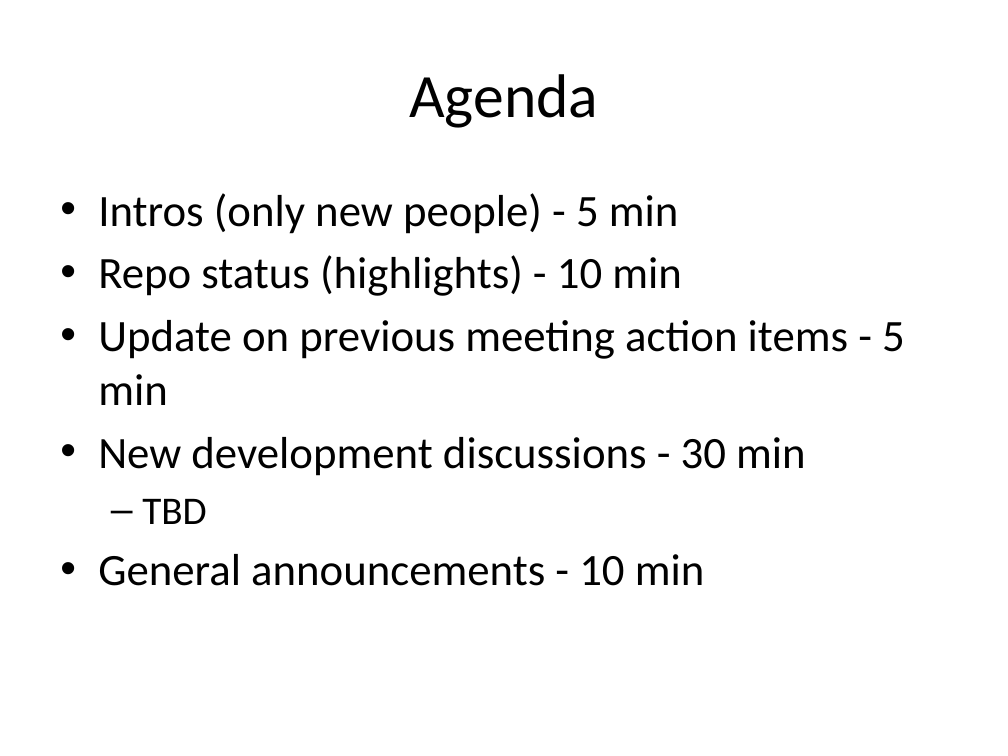
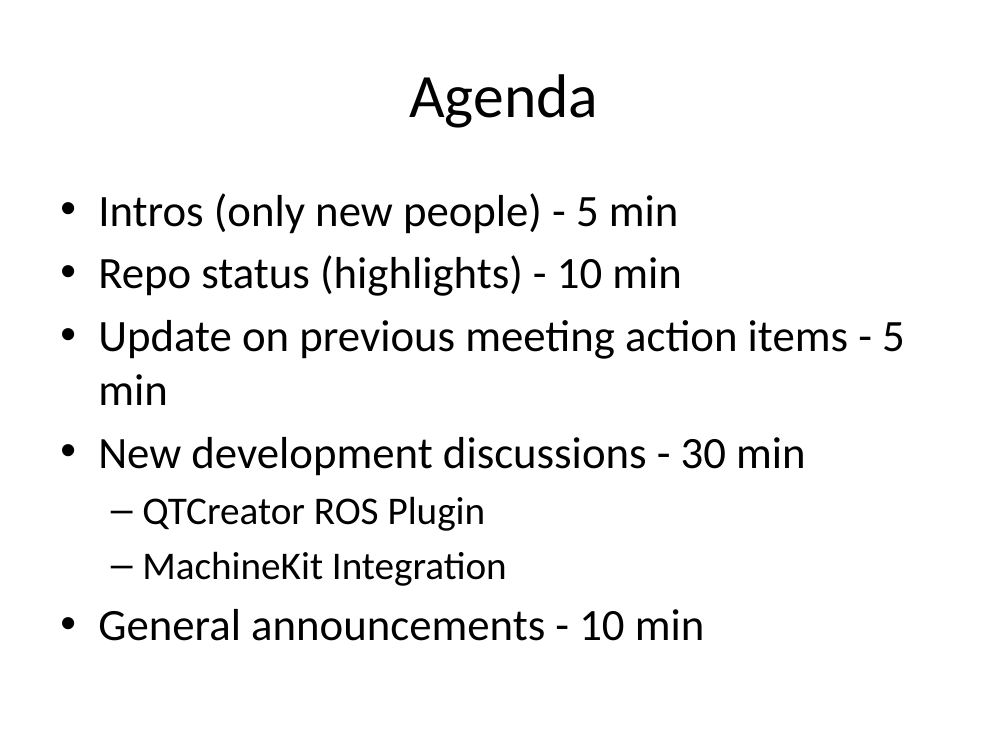
Before and after one commit to ros-industrial/ros_industrial_meetings, a slide deck: slide 2 of developer_meeting_notes/2016_1_12/meeting_agenda.pptx. Drawn at 1008x756 pixels with LibreOffice and Linux fonts; fonts in the diff are those of the drawing. Boxes give left, top, right and bottom in pixels: in the first picture for what was removed or moved away, otherwise in the second. Text is boxed around its words. In the diff, an @@ line names an element or a change of style, - is before the commit and + after.

```diff
--- a/developer_meeting_notes/2016_1_12/meeting_agenda.pptx
+++ b/developer_meeting_notes/2016_1_12/meeting_agenda.pptx
@@ text at <box>142,496,507,586</box>: text changed @@
-  – TBD
+  – QTCreator ROS Plugin
+  – MachineKit Integration
```
Also in this commit, not shown: 5 other slides changed, 8 slides added, 2 other files.
